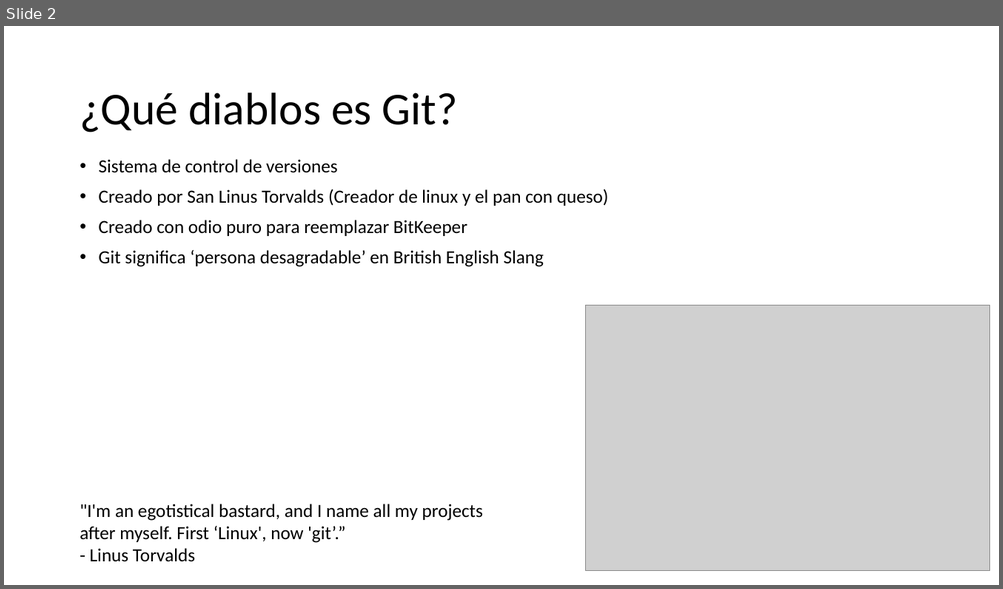
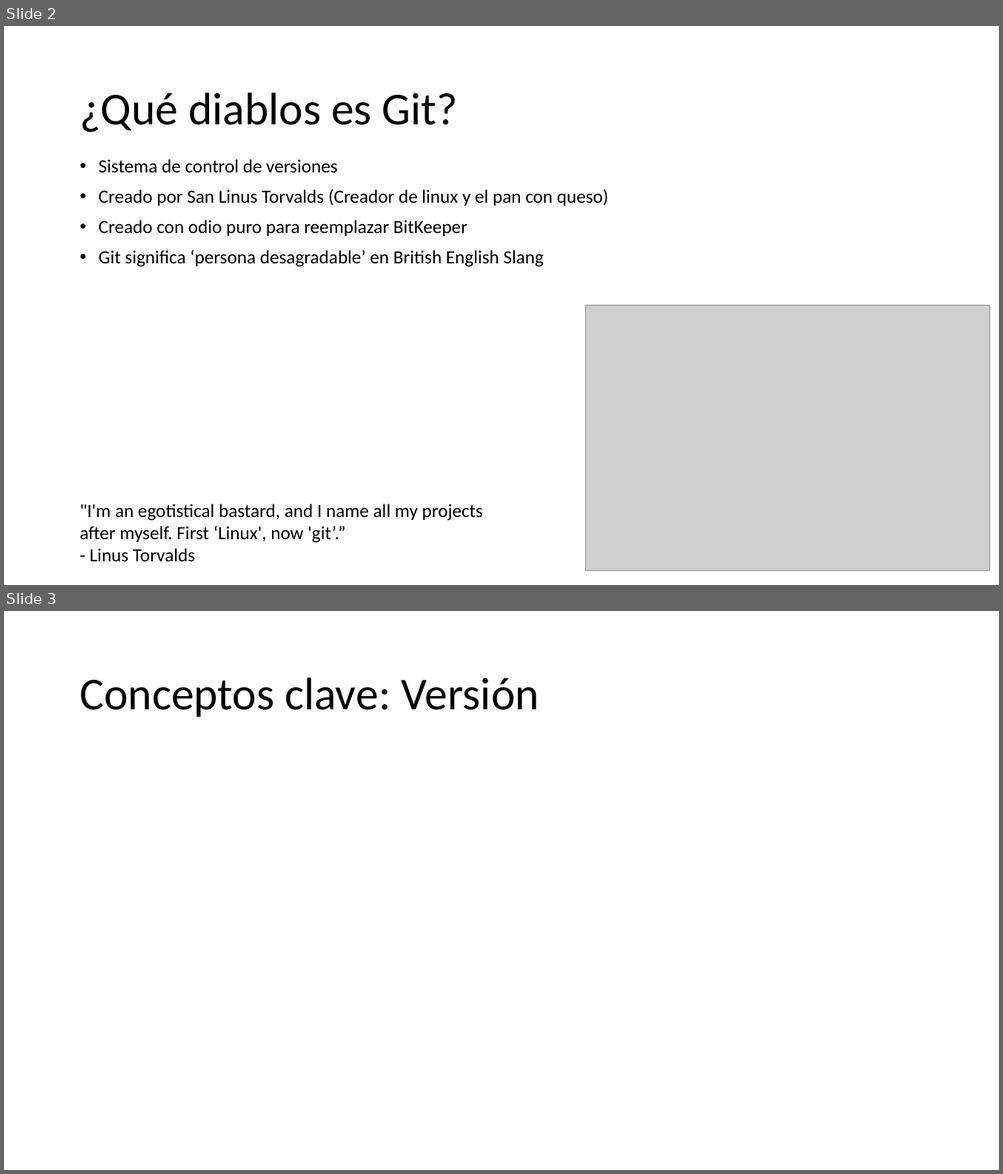
Before and after one commit to Shisah/GitGud2, a slide deck: Presentation/Git Gud 2.pptx. Shown one above the other, each under a label of ours: slide 2 before the commit, slides 2 and 3 after it. The pictures are 1003x589 and 1003x1174 pixels, drawn with LibreOffice and Linux fonts; fonts in the diff are those of the drawing; grey boxes stand for pictures. Boxes give left, top, right and bottom in pixels: in the first picture for what was removed or moved away, otherwise in the second. Text is boxed around its words. In the diff, an @@ line names an element or a change of style, - is before the commit and + after.

Commit message:
Agregados diapos de conceptos claves vacias

```diff
--- a/Presentation/Git Gud 2.pptx
+++ b/Presentation/Git Gud 2.pptx
@@ slide 3 added at [4, 611, 999, 1170], background #FFFFFF @@
@@ title added at [79, 678, 539, 717], 44 pt, text #000000 @@
+Conceptos clave: Versión
```
Also in this commit, not shown: 6 other slides added, 1 slide removed.
